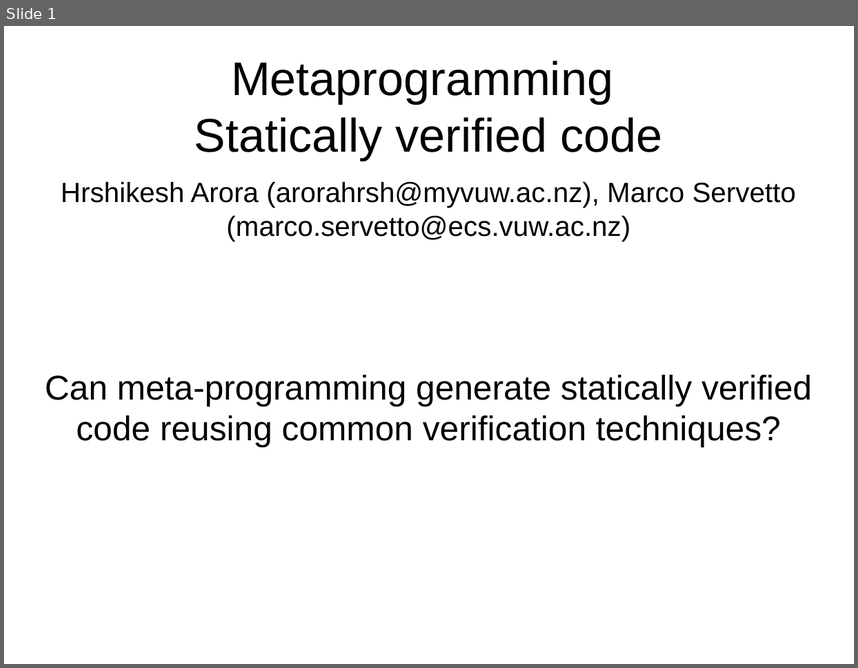
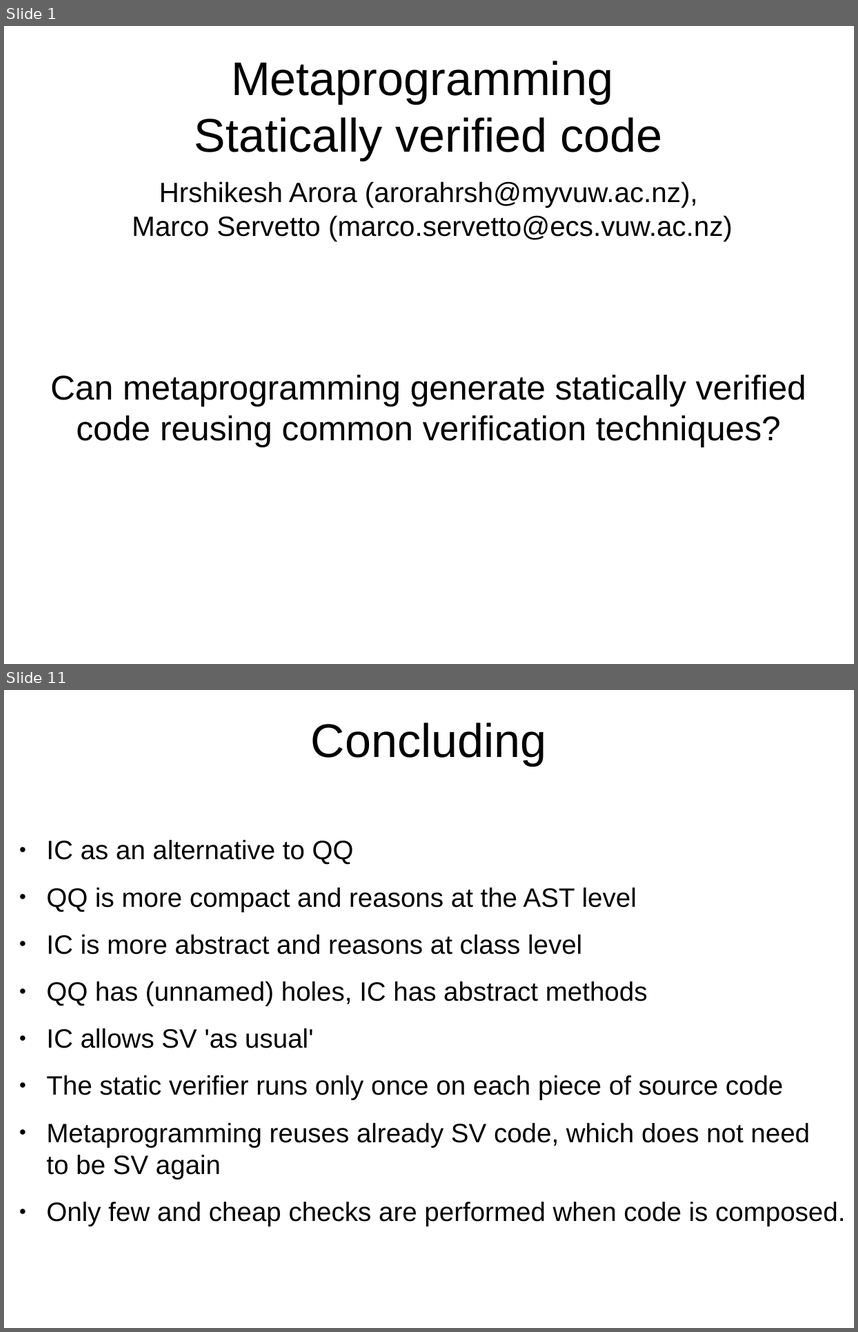
Before and after one commit to ElvisResearchGroup/L42, a slide deck: Main/papers/Sapling2/Slides.odp. Shown one above the other, each under a label of ours: slide 1 before the commit, slides 1 and 11 after it; the slides between them are not shown. The pictures are 858x668 and 858x1332 pixels, drawn with LibreOffice and Linux fonts; fonts in the diff are those of the drawing. Boxes give left, top, right and bottom in pixels: in the first picture for what was removed or moved away, otherwise in the second. Text is boxed around its words. In the diff, an @@ line names an element or a change of style, - is before the commit and + after.

```diff
--- a/Main/papers/Sapling2/Slides.odp
+++ b/Main/papers/Sapling2/Slides.odp
@@ slide 11 added at <box>4,690,854,1328</box>, background #FFFFFF @@
@@ title added at <box>311,722,547,765</box>, 44 pt, text #000000 @@
+Concluding
@@ text added at <box>47,840,845,1226</box>, 24.8 pt, text #000000 @@
+● IC as an alternative to QQ
+● QQ is more compact and reasons at the AST level
+● IC is more abstract and reasons at class level
+● QQ has (unnamed) holes, IC has abstract methods
+● IC allows SV 'as usual'
+● The static verifier runs only once on each piece of source code
+● Metaprogramming reuses already SV code, which does not need
+  to be SV again
+● Only few and cheap checks are performed when code is composed.
@@ slide 1 changed as well @@
@@ subtitle "Hrshikesh Arora (arorahrsh@myvuw.ac.nz), Marco Servetto ..." rewrapped from <box>61,181,796,241</box> to <box>132,181,733,241</box> @@
@@ text at <box>50,374,806,447</box>: text changed @@
-Can meta-programming generate statically verified code reusing common verification techniques?
+Can metaprogramming generate statically verified code reusing common verification techniques?
```
Also in this commit, not shown: 1 other slide changed, 9 other slides added, 4 slides removed, 1 other file.
